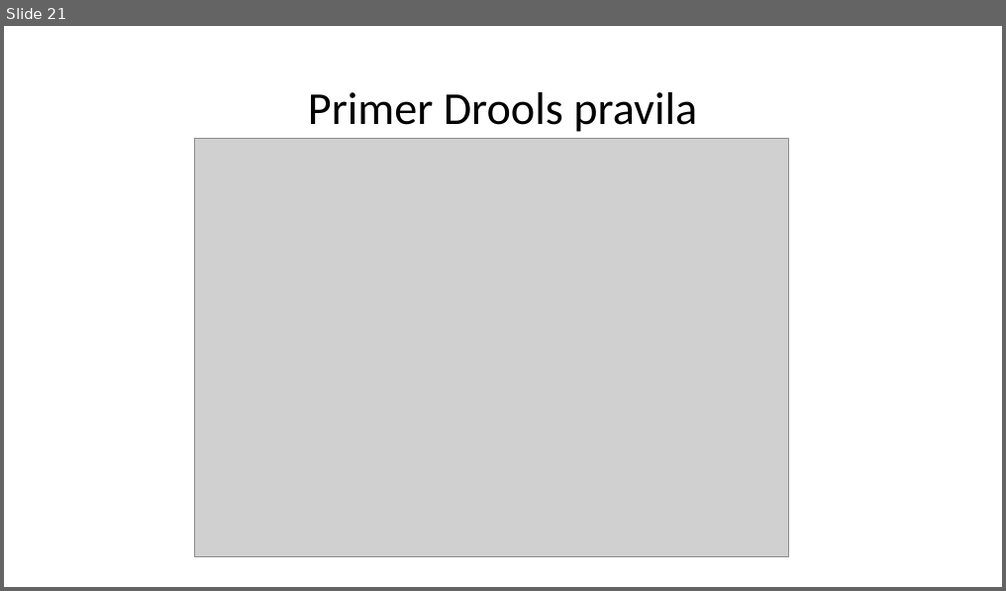
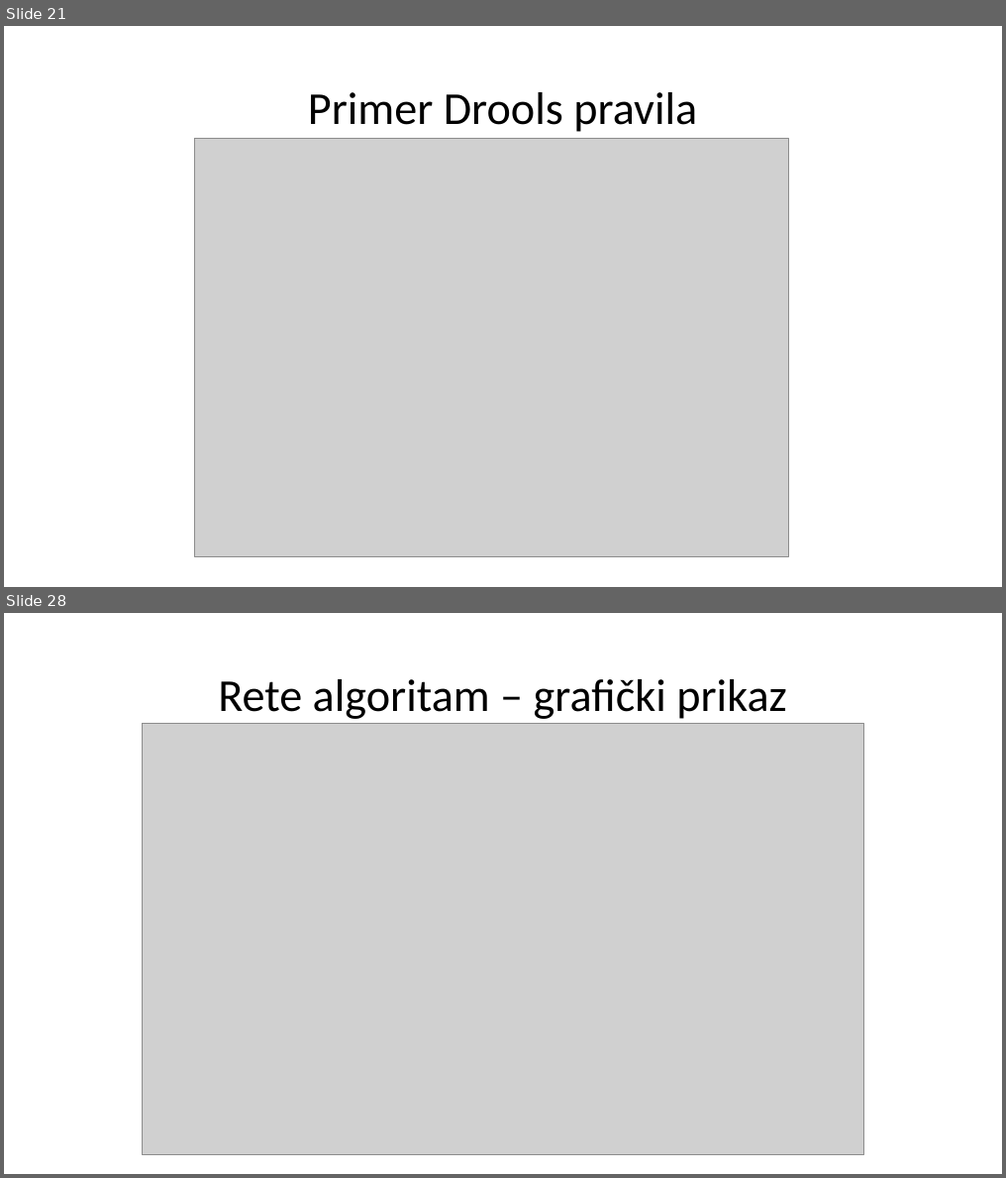
Before and after one commit to MileMiljanovic/StudentPortal, a slide deck: Rukovanje pravilima u poslovnim web aplikacijama.pptx. Shown one above the other, each under a label of ours: slide 21 before the commit, slides 21 and 28 after it; the slides between them are not shown. The pictures are 1006x591 and 1006x1178 pixels, drawn with LibreOffice and Linux fonts; fonts in the diff are those of the drawing; grey boxes stand for pictures. Boxes give left, top, right and bottom in pixels: in the first picture for what was removed or moved away, otherwise in the second. Text is boxed around its words. In the diff, an @@ line names an element or a change of style, - is before the commit and + after.

```diff
--- a/Rukovanje pravilima u poslovnim web aplikacijama.pptx
+++ b/Rukovanje pravilima u poslovnim web aplikacijama.pptx
@@ slide 28 added at <box>4,613,1002,1174</box>, background #FFFFFF @@
@@ title added at <box>218,679,787,719</box>, 44 pt, text #000000 @@
+Rete algoritam – grafički prikaz
@@ picture added at <box>143,724,864,1156</box> @@
```
Also in this commit, not shown: 15 other slides added.
